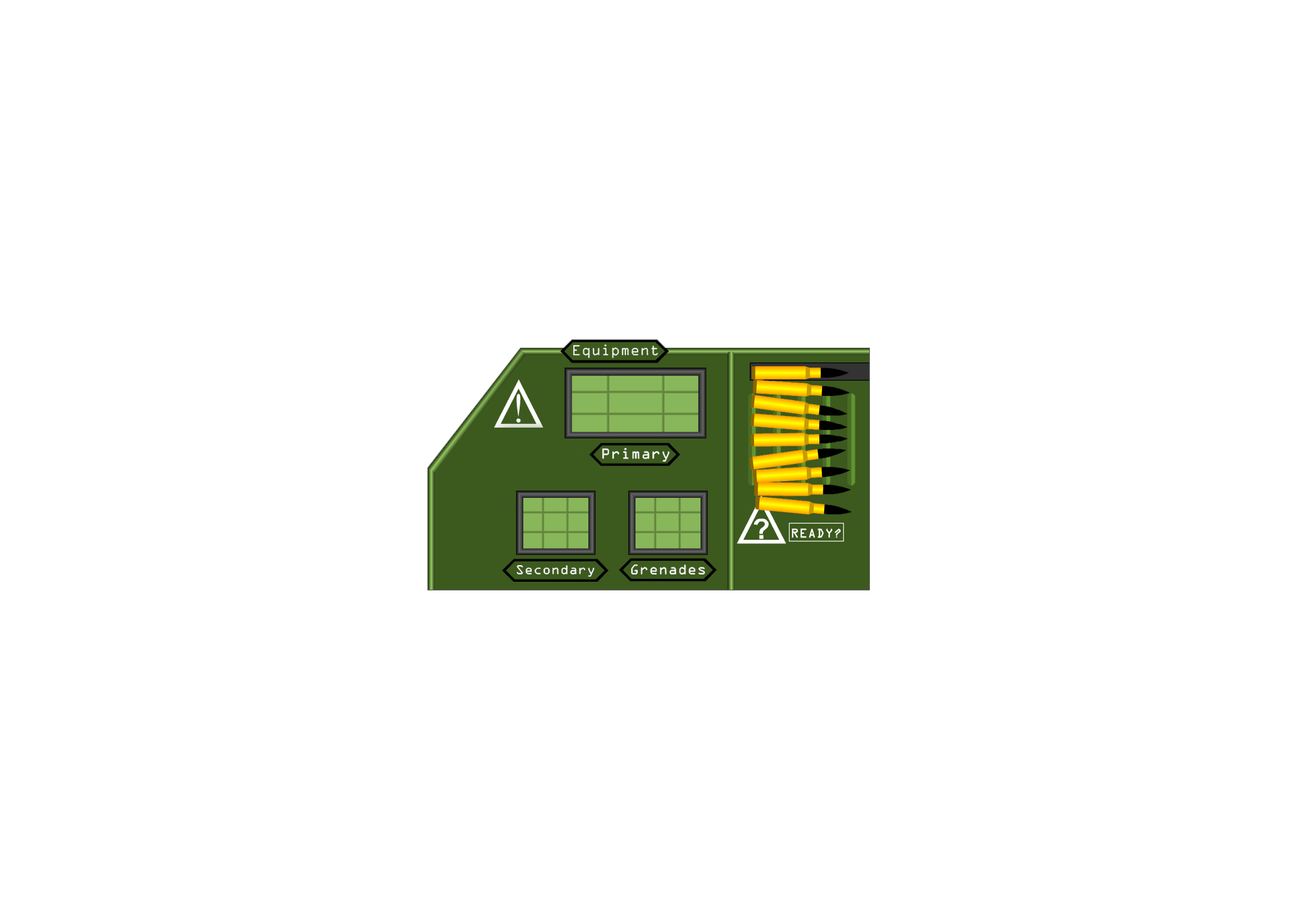
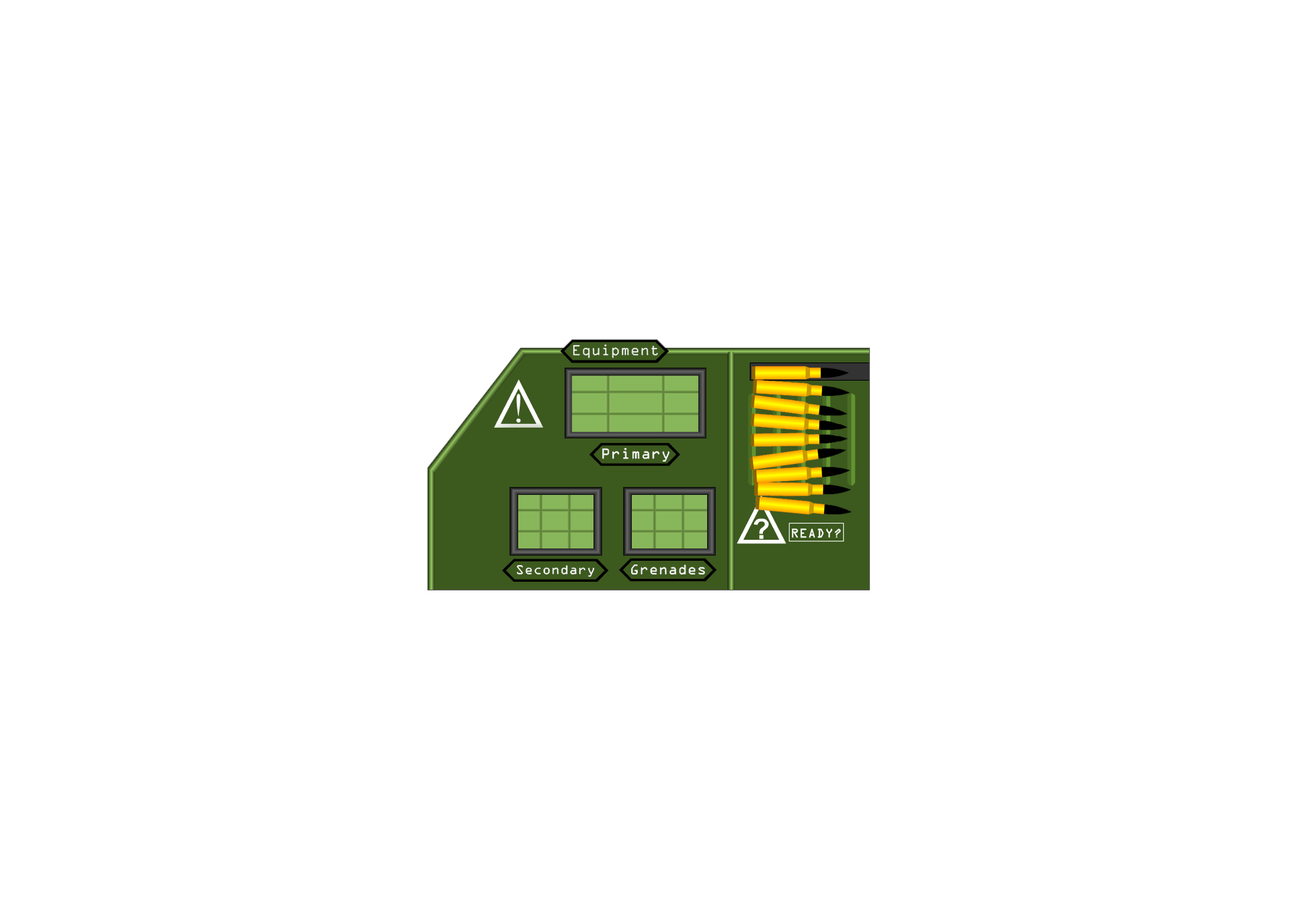
Before/after of a 1289×924 layered artwork. What changed in the layer stack:
renamed "Side_BG2" to "Side_BG 2", painted on it over [631, 495, 708, 549]
painted on "Side_BG_Frame 2" over [623, 487, 716, 556]
painted on "Side_BG" over [518, 495, 594, 549]
painted on "Side_BG_Frame" over [509, 487, 603, 556]
